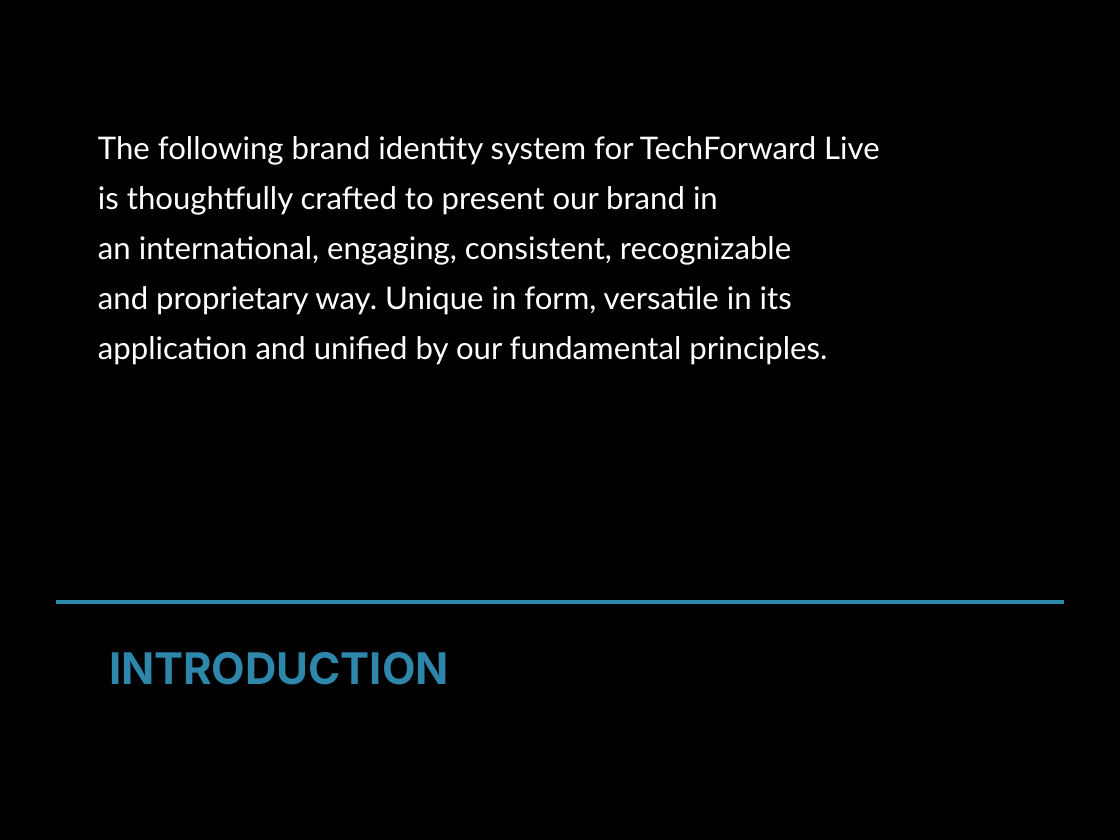
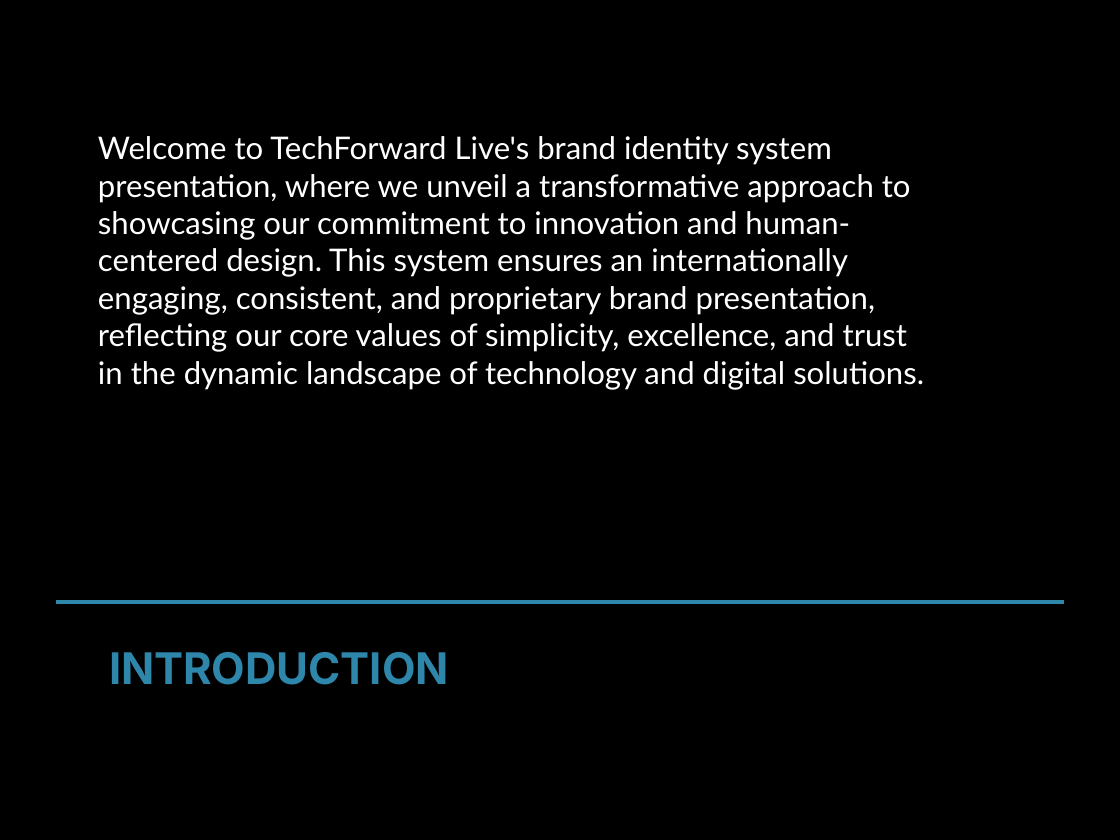
Before and after one commit to md-anas-sabah/brand_book_generator_crewai, a slide deck: slide 3 of output/techforward_live/techforward_live_enhanced_brand_book.pptx. Drawn at 1120x840 pixels with LibreOffice and Linux fonts; fonts in the diff are those of the drawing. Boxes give left, top, right and bottom in pixels: in the first picture for what was removed or moved away, otherwise in the second. Text is boxed around its words. In the diff, an @@ line names an element or a change of style, - is before the commit and + after.

```diff
--- a/output/techforward_live/techforward_live_enhanced_brand_book.pptx
+++ b/output/techforward_live/techforward_live_enhanced_brand_book.pptx
@@ text at (98,136,924,389): text changed @@
-The following brand identity system for TechForward Live
-is thoughtfully crafted to present our brand in
-an international, engaging, consistent, recognizable
-and proprietary way. Unique in form, versatile in its
-application and unified by our fundamental principles.
+Welcome to TechForward Live's brand identity system presentation, where we unveil a transformative approach to showcasing our commitment to innovation and human-centered design. This system ensures an internationally engaging, consistent, and proprietary brand presentation, reflecting our core values of simplicity, excellence, and trust in the dynamic landscape of technology and digital solutions.
```
Also in this commit, not shown: 9 other slides changed, 4 slides added, 1 slide removed, 23 other files.
